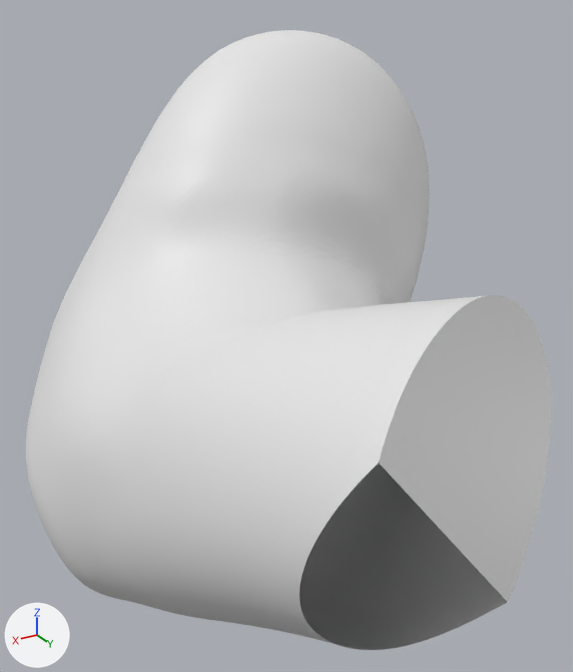
What one commit did to the OBJ model data/real/H_ABAO_AAA_0183.obj.
Rendered twice from a camera (50 mm lens) standing at (6.32, 40.68, -13.05) and looking at (3.07, 35.25, -15.77). The axes (+X, +Y, +Z) are drawn at lower left. The lights are the same throughout. The first picture is the older version. Where no turn or scale is listed for an object, it has been applied to the vertices.

Script lines for the objects in view, before the commit:
```python
me_h_abao_aaa_0183 = bpy.data.meshes.new('H_ABAO_AAA_0183')
me_h_abao_aaa_0183.from_pydata(...)  # 16874 vertices, 33411 faces; spans x 1.26..5.29, y 32.24..38.13, z -18.44..-13.33
ob_h_abao_aaa_0183 = bpy.data.objects.new('H_ABAO_AAA_0183', me_h_abao_aaa_0183)
ob_h_abao_aaa_0183.location = (0.0, 0.0, 0.0)
```
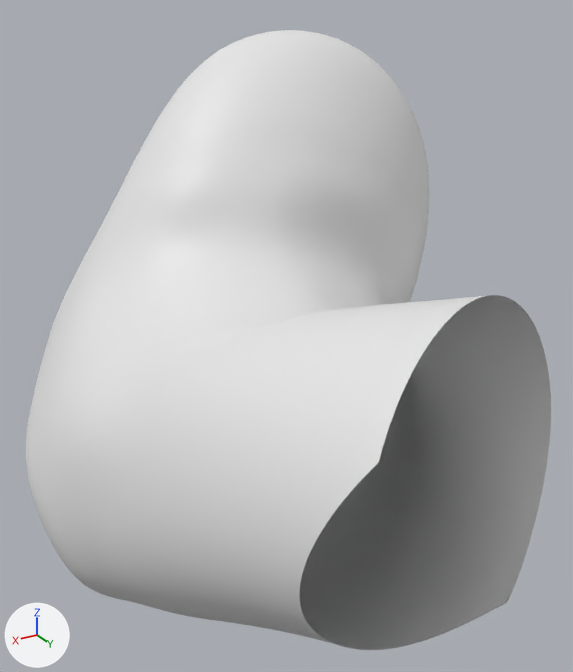
Patch to the scene script:
```diff
--- a/data/real/H_ABAO_AAA_0183.obj.py
+++ b/data/real/H_ABAO_AAA_0183.obj.py
@@ me_h_abao_aaa_0183 @@
 # used by ob_h_abao_aaa_0183; location = (0.0, 0.0, 0.0)
-me_h_abao_aaa_0183.from_pydata(...)  # 16874 vertices, 33411 faces; spans x 1.26..5.29, y 32.24..38.13, z -18.44..-13.33
+me_h_abao_aaa_0183.from_pydata(...)  # 16273 vertices, 32204 faces; spans x 1.26..5.29, y 32.24..38.13, z -18.44..-13.33
+# me_h_abao_aaa_0183 part 1: 601 vertices removed from x 2.52..4.27, y 37.61..38.13, z -16.55..-14.62
```

Boxes (x1, y1, x2, y2) around the edits, measured in the pictures (573 x 672 px):
part 1 of me_h_abao_aaa_0183, deleted: before (379, 295, 551, 601)
